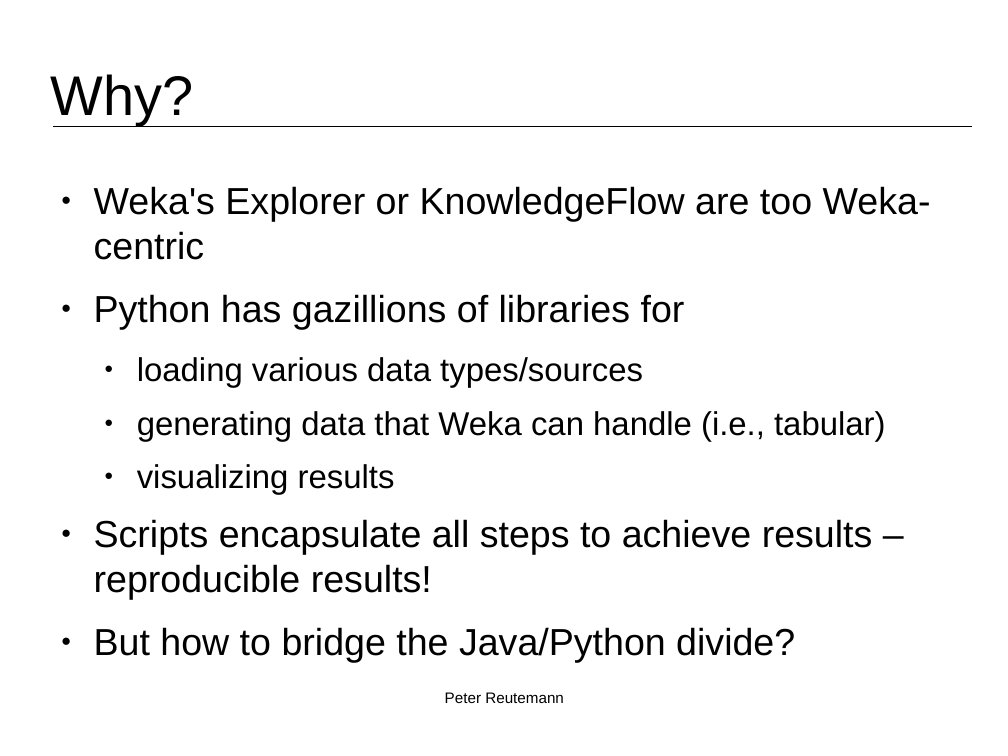
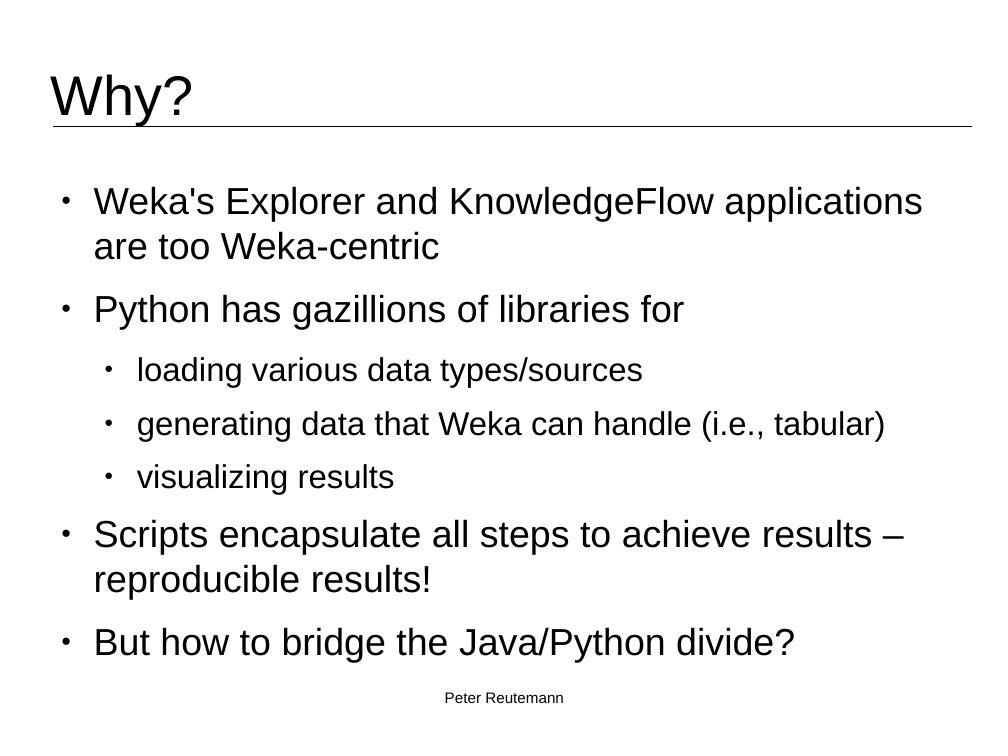
Before and after one commit to fracpete/weka-user-conference-2021, a slide deck: slide 3 of scripting/scripting.odp. Drawn at 1008x756 pixels with LibreOffice and Linux fonts; fonts in the diff are those of the drawing; background and template pictures are left out. Boxes give left, top, right and bottom in pixels: in the first picture for what was removed or moved away, otherwise in the second. Text is boxed around its words. In the diff, an @@ line names an element or a change of style, - is before the commit and + after.

```diff
--- a/scripting/scripting.odp
+++ b/scripting/scripting.odp
@@ text at bbox=[94, 186, 922, 260]: text changed @@
-● Weka's Explorer or KnowledgeFlow are too Weka-centric
+● Weka's Explorer and KnowledgeFlow applications are too Weka-centric
```
Also in this commit, not shown: 1 other slide changed, 3 other files.
